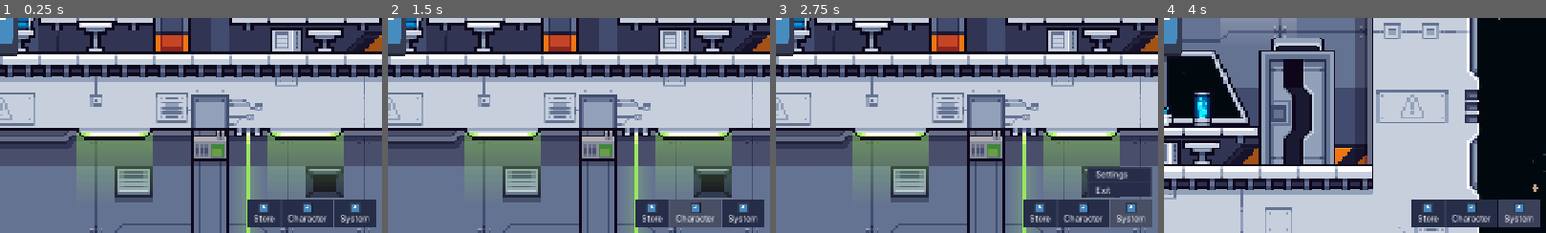
Above: before the commit, frames 1-4 (left to right).
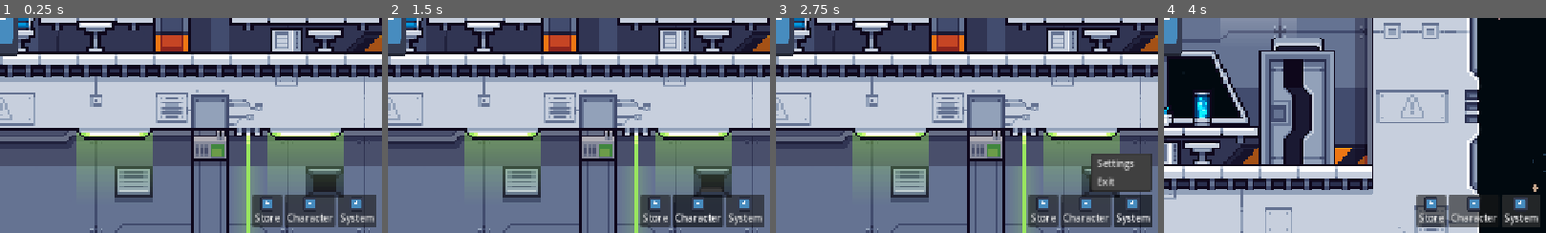
Above: after the commit, the same moments.

Repository: Shilo/VirtuCadePrototype
Game: Godot game, scene res://main.tscn
The game is run twice, just before and just after one commit, with the same random seed, the same clock (stepped at 60 frames per second) and the same inputs. The engine's default icon, where the game draws it, is replaced by a stand-in: a white triangle on a blue panel in a dark square.
Inputs:
- Up to frame 1 (0.25 s): no input
- Up to frame 2 (1.5 s): click "Store" at 0.5 s; click "Character" at 1.25 s
- Up to frame 3 (2.75 s): click "System" at 2 s
- Up to frame 4 (4 s): tap Enter (ui_accept) at 2.75, 3.02, 3.77 s; hold E (use) 2.78-3.53 s; hold Right (ui_right) from 2.78 s (still down); tap E (use) at 3.6 s
The pictures show only the part of the screen within x 50-100%, y 50-100%; the shares and areas given below are measured in that part.

The runs differ from the first frame. In frame 1, 2.3% of the frame differs, in the area x 64-99%, y 82-98%; in frame 2, 3.4%; in frame 3, 5.5%, in the area x 64-99%, y 63-98%; in frame 4, 4.4%.

Commit message:
fix: assign NeoCadeTheme on main scene root instead of project theme/custom
Workaround for Godot bug godotengine/godot#111656: setting any class_name'd
resource subclass with properties as [gui] theme/custom prints 10
non-fatal SceneTree::get_singleton() null errors at launch and breaks
editor scene live-sync. The errors come from engine-internal property
registration sending live_* debugger messages before SceneTree is set
as the main loop — unfixable from the addon side.

Moving the theme assignment onto main.tscn's root Control loads it
during normal scene-load when SceneTree is live, sidestepping the buggy
boot path entirely. Theme rendering is unchanged.

See NeoCade-Theme README "Known Issues" for the upstream issue link and
the full diagnosis.

Diff:
--- a/main.tscn
+++ b/main.tscn
@@ -1,6 +1,7 @@
 [gd_scene format=3 uid="uid://dstmujk5bvtf1"]
 
 [ext_resource type="PackedScene" uid="uid://ckpxkiuns3i53" path="res://ui/ui.tscn" id="1_7mycd"]
+[ext_resource type="Theme" uid="uid://cgd7xydn3yu7t" path="res://addons/neocade_theme/neocade_theme.tres" id="2_neoth"]
 [ext_resource type="Texture2D" uid="uid://nxkv4nmu3jiu" path="res://world/map/background.png" id="3_1bvp3"]
 [ext_resource type="PackedScene" uid="uid://61td2etp34mc" path="res://world/map/map.tscn" id="4_1bvp3"]
 [ext_resource type="PackedScene" uid="uid://cs08r5tcyhxyn" path="res://world/player/player.tscn" id="5_lquwl"]
@@ -14,6 +15,7 @@
 anchor_bottom = 1.0
 grow_horizontal = 2
 grow_vertical = 2
+theme = ExtResource("2_neoth")
 
 [node name="UI" parent="." unique_id=791075614 instance=ExtResource("1_7mycd")]
 
--- a/project.godot
+++ b/project.godot
@@ -25,10 +25,6 @@
 window/size/viewport_height=720
 window/stretch/mode="canvas_items"
 window/stretch/aspect="expand"
-
-[gui]
-
-theme/custom="uid://cgd7xydn3yu7t"
 
 [input]
 
